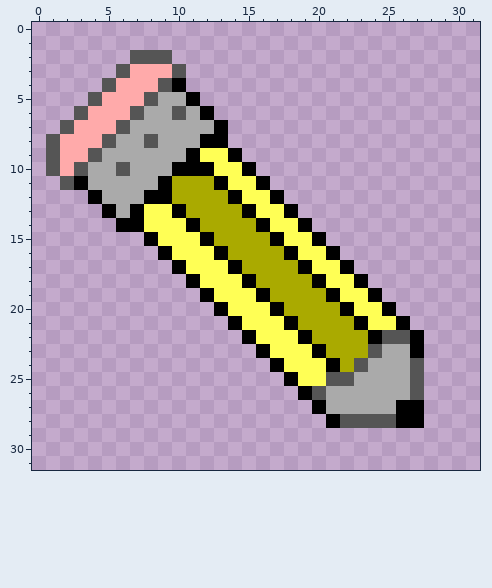
A pixel-art sprite gets an edit: icons/pencil.png. Above, as it was before the edit.
The file is 32x32 pixels.
New version:
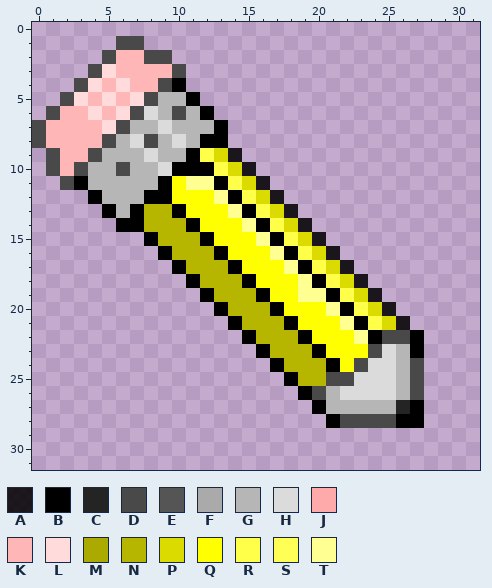
Palette (. is transparent): A #000000db  B #000000  C #242424  D #494949  E #555555  F #aaaaaa  G #b6b6b6  H #dbdbdb  J #ffaaaa  K #ffb6b6  L #ffdbdb  M #aaaa00  N #b6b600  P #dbdb00  Q #ffff00  R #ffff49  S #ffff55  T #ffff92
Changes in this commit:
Changed rows in their new state; - is an unchanged pixel.
first column x 0:
 1 ------DD--------------------
 2 -----DKKDD------------------
 3 ----DLKKKKD-----------------
 4 ---DLKLKKD------------------
 5 --DLKLKLDGG-----------------
 6 -DKKLKLDHGDG----------------
 7 DKKKKLDGGHGGG---------------
 8 DKKKKDGHDGHG----------------
 9 -DKKDGGGHGG-RPA-------------
10 -DKDGGDGGH---RPA------------
11 --D-GGGGG-QTT-RPA-----------
12 -----GGG--QQQT-RPA----------
13 ------G-NN-QQQT-RPA---------
14 --------NNN-QQQT-RPA--------
15 ---------NNN-QQQT-RPA-------
16 ----------NNN-QQQT-RPA------
17 -----------NNN-QQQT-RPA-----
18 ------------NNN-QQQT-RPA----
19 -------------NNN-QQTT-RPA---
20 --------------NNN-QQQT-RPA--
21 ---------------NNN-QQQT-RPA-
22 ----------------NNN-QQQT-DD-
23 -----------------NNN-QQQDHG-
24 ------------------NNN-QDHHGD
25 -------------------NNDDHHHGD
26 --------------------DGHHHHGD
27 ---------------------GGGGGC-
28 ----------------------DDDD--
Changed places in both pictures, as pixel boxes (x1, y1, x2, y2):
changed: (32, 36, 424, 428)
